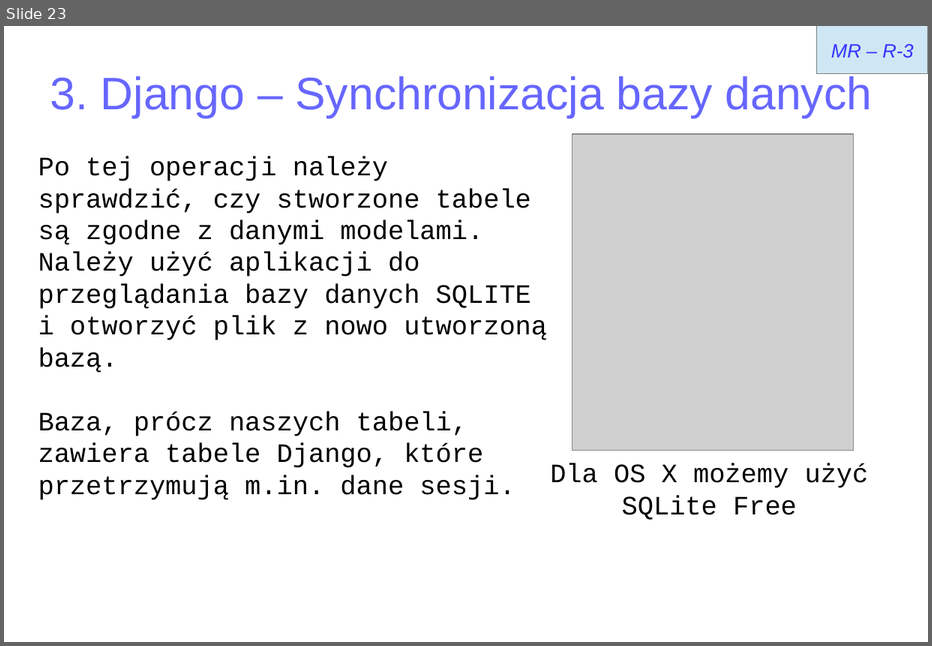
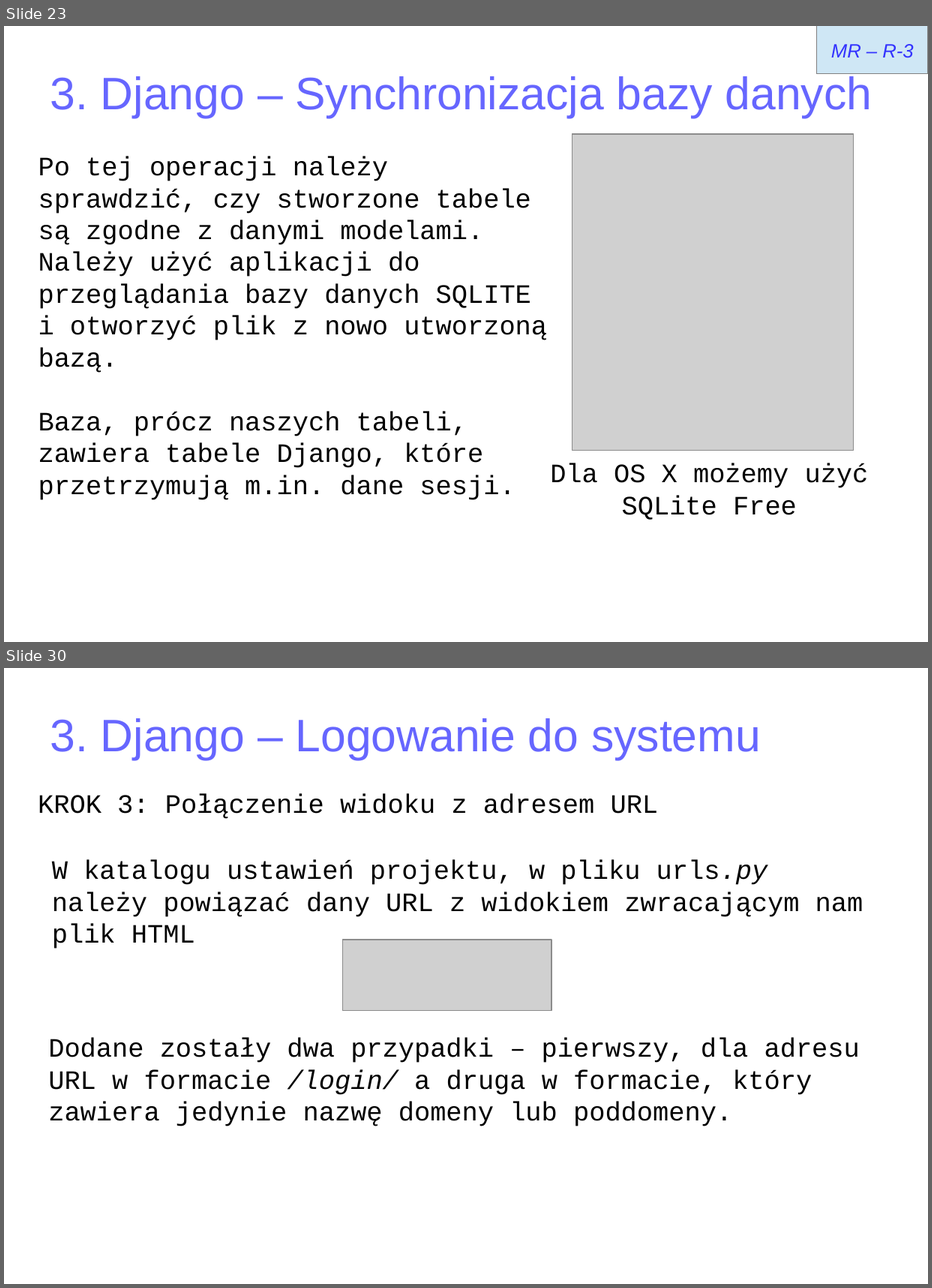
Before and after one commit to matulik/reinyzagam, a slide deck: Docs/presentation.odp. Shown one above the other, each under a label of ours: slide 23 before the commit, slides 23 and 30 after it; the slides between them are not shown. The pictures are 932x646 and 932x1288 pixels, drawn with LibreOffice and Linux fonts; fonts in the diff are those of the drawing; grey boxes stand for pictures. Boxes give left, top, right and bottom in pixels: in the first picture for what was removed or moved away, otherwise in the second. Text is boxed around its words. In the diff, an @@ line names an element or a change of style, - is before the commit and + after.

```diff
--- a/Docs/presentation.odp
+++ b/Docs/presentation.odp
@@ slide 30 added at (4, 668, 928, 1284), background #FFFFFF @@
@@ title added at (50, 718, 761, 760), 37.7 pt, text #6666FF @@
+3. Django – Logowanie do systemu
@@ text added at (38, 794, 659, 819), 22 pt, text #000000 @@
+KROK 3: Połączenie widoku z adresem URL
@@ text added at (52, 860, 864, 948), 22 pt, text #000000 @@
+W katalogu ustawień projektu, w pliku urls.py należy powiązać dany URL z widokiem zwracającym nam plik HTML
@@ picture added at (343, 940, 552, 1009) @@
@@ text added at (48, 1038, 860, 1126), 22 pt, text #000000 @@
+Dodane zostały dwa przypadki – pierwszy, dla adresu URL w formacie /login/ a druga w formacie, który zawiera jedynie nazwę domeny lub poddomeny.
```
Also in this commit, not shown: 3 slides changed, 8 other slides added, 6 other files.
